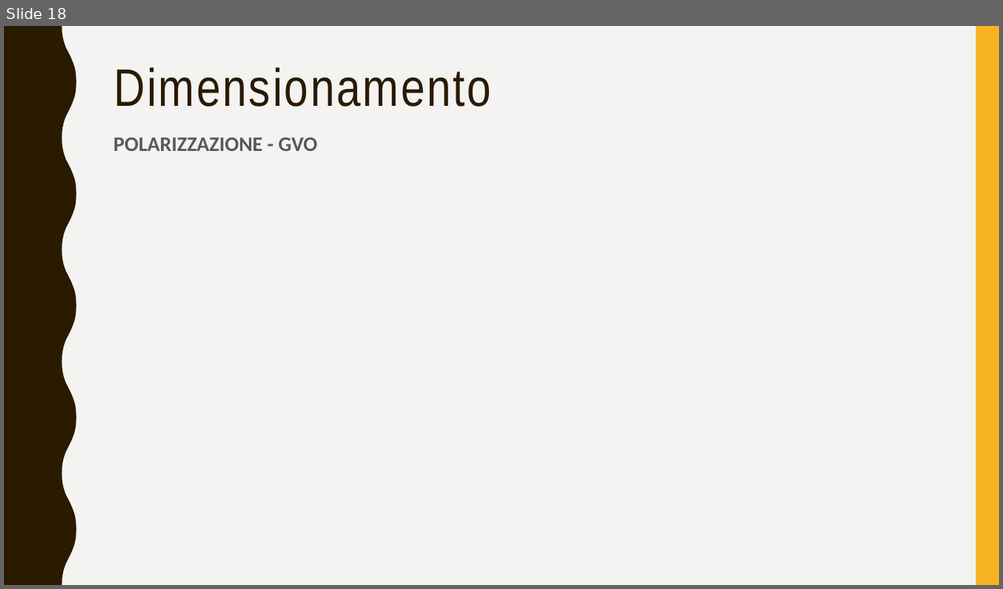
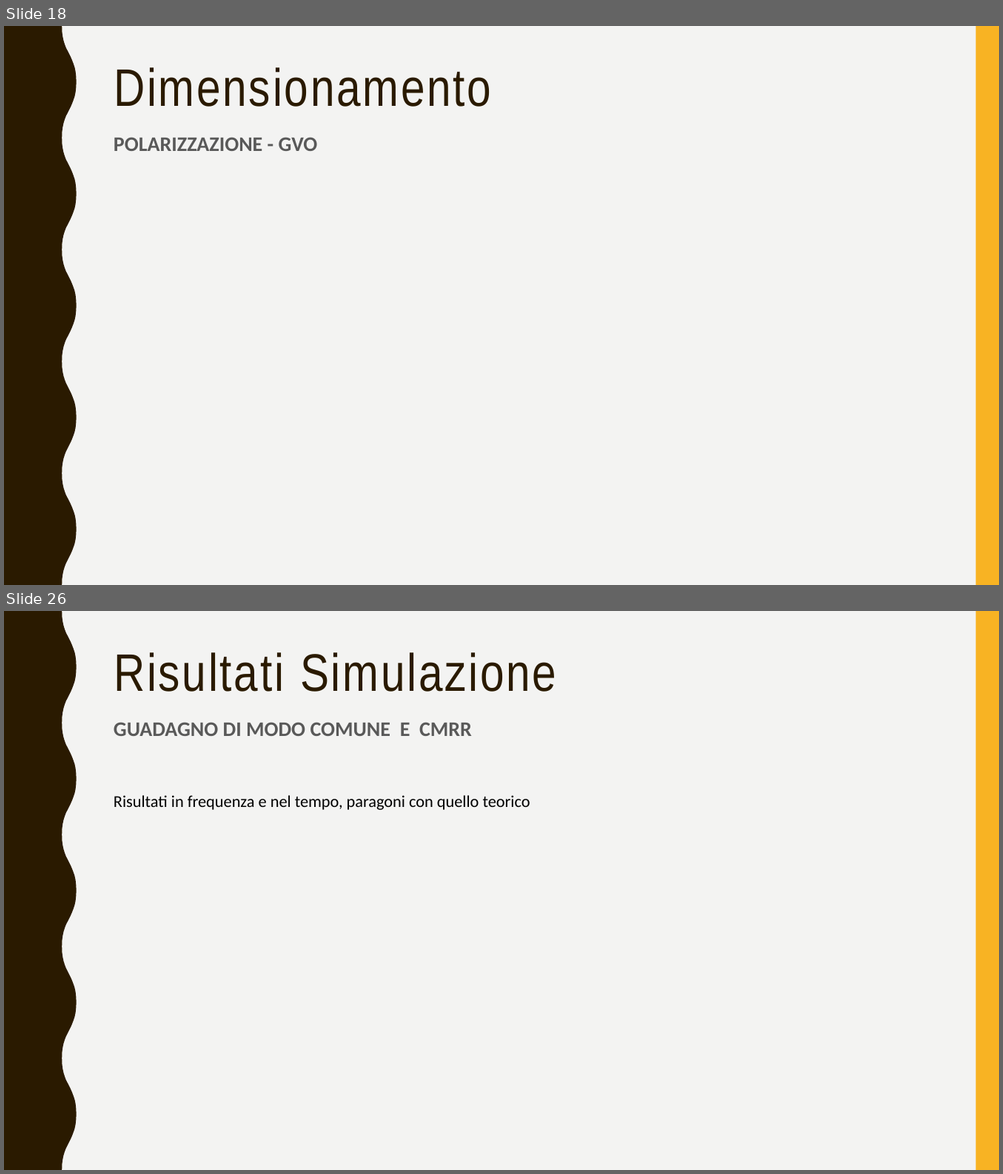
Before and after one commit to alessio-capello/MicroElectronics, a slide deck: MicroB/MicroBpresentazione.pptx. Shown one above the other, each under a label of ours: slide 18 before the commit, slides 18 and 26 after it; the slides between them are not shown. The pictures are 1003x589 and 1003x1174 pixels, drawn with LibreOffice and Linux fonts; fonts in the diff are those of the drawing; grey boxes stand for pictures. Boxes give left, top, right and bottom in pixels: in the first picture for what was removed or moved away, otherwise in the second. Text is boxed around its words. In the diff, an @@ line names an element or a change of style, - is before the commit and + after.

```diff
--- a/MicroB/MicroBpresentazione.pptx
+++ b/MicroB/MicroBpresentazione.pptx
@@ slide 26 added at box(4, 611, 999, 1170), background #F3F3F2; not listed: 2 template elements that a slide beside it also shows @@
@@ title added at box(114, 652, 556, 692), 51 pt, text #2A1A00 @@
+Risultati Simulazione
@@ text added at box(114, 722, 472, 736), 20 pt, text #595959, bold @@
+GUADAGNO DI MODO COMUNE E CMRR
@@ text added at box(114, 795, 530, 810), 16 pt, text #000000 @@
+Risultati in frequenza e nel tempo, paragoni con quello teorico
```
Also in this commit, not shown: 3 slides changed, 5 other slides added, 14 other files.
